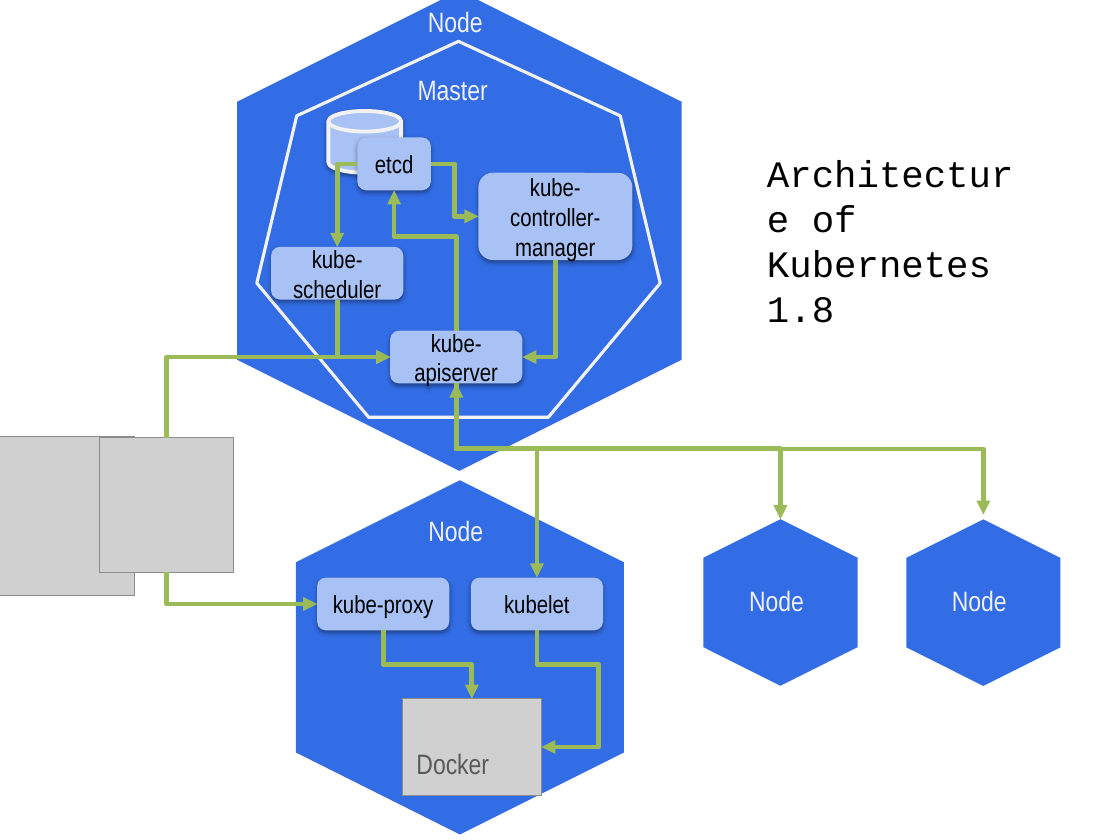
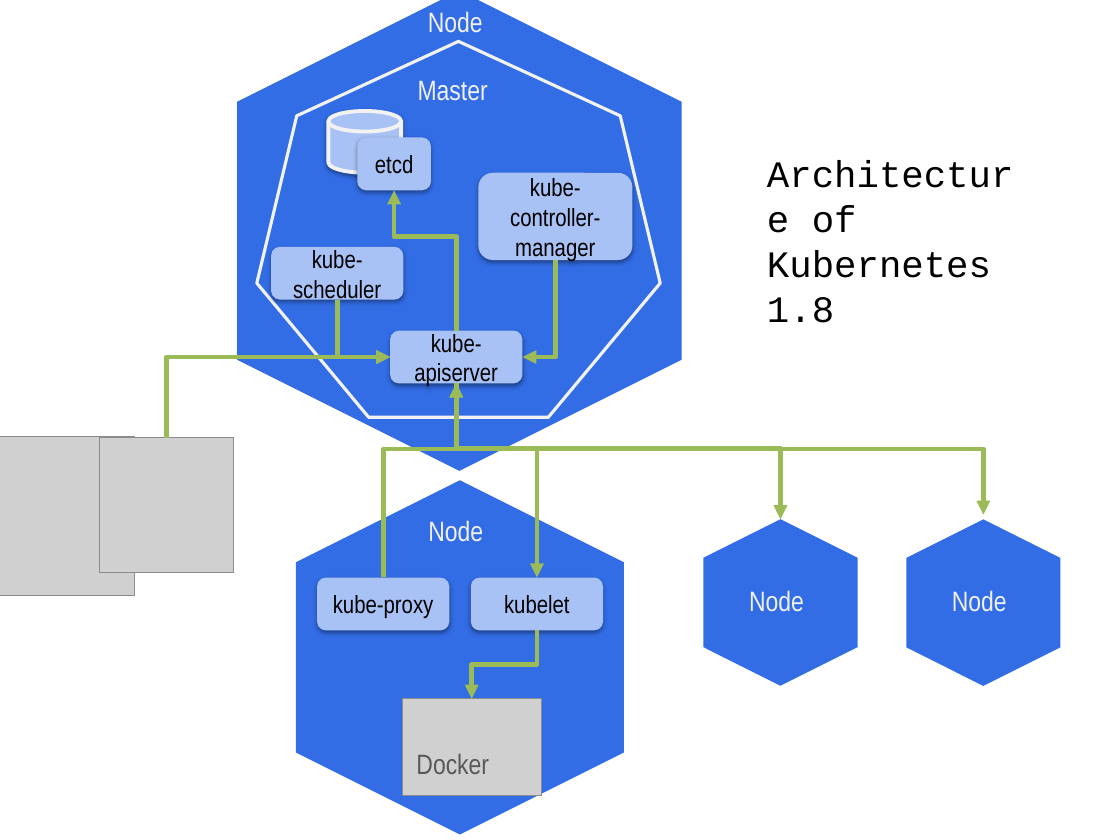
Before and after one commit to kaitoy/blog, a slide deck: slide 1 of docs/images/goslings-on-kubernetes/architecture.pptx. Drawn at 1120x840 pixels with LibreOffice and Linux fonts; fonts in the diff are those of the drawing; grey boxes stand for pictures. Boxes give left, top, right and bottom in pixels: in the first picture for what was removed or moved away, otherwise in the second. Text is boxed around its words. In the diff, an @@ line names an element or a change of style, - is before the commit and + after.

```diff
--- a/docs/images/goslings-on-kubernetes/architecture.pptx
+++ b/docs/images/goslings-on-kubernetes/architecture.pptx
@@ elbow arrow removed from (357, 164) to (337, 246) @@
@@ elbow arrow removed from (431, 164) to (478, 216) @@
@@ elbow arrow added from (383, 578) to (456, 383), #9BBB59 3 pt @@
@@ elbow arrow removed from (167, 572) to (317, 604) @@
@@ elbow arrow removed from (383, 631) to (472, 699) @@
@@ elbow arrow moved from (536, 631) - (541, 747) to (536, 631) - (472, 699) @@
```
Also in this commit, not shown: 13 other files.
